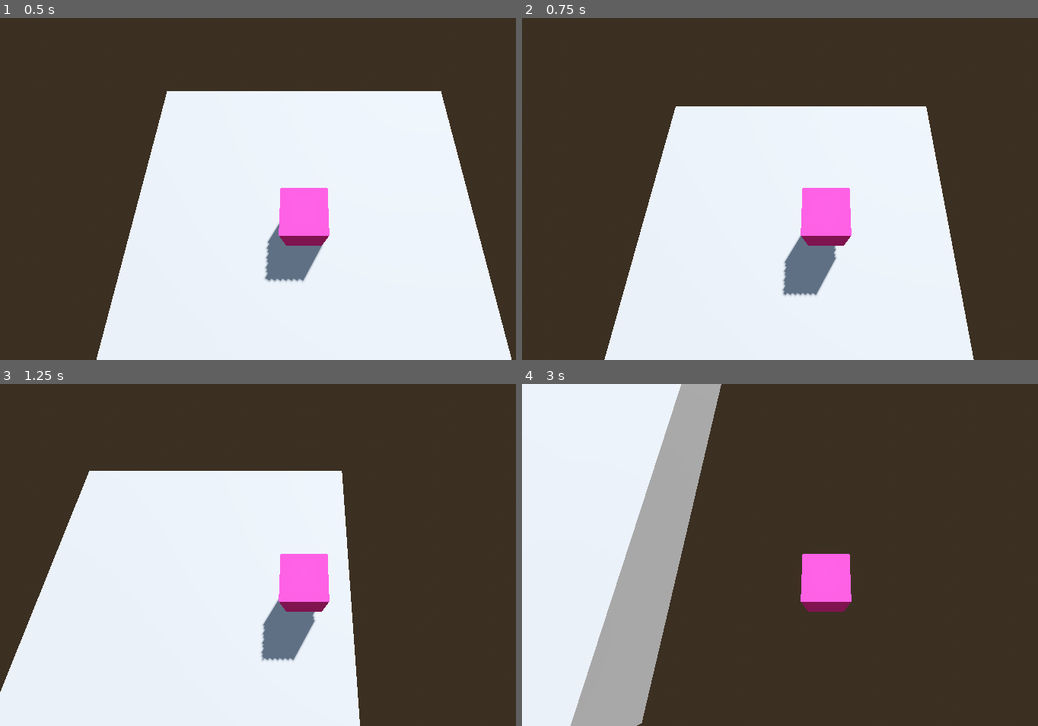
Above: before the commit, frames 1-4 (two rows, left to right).
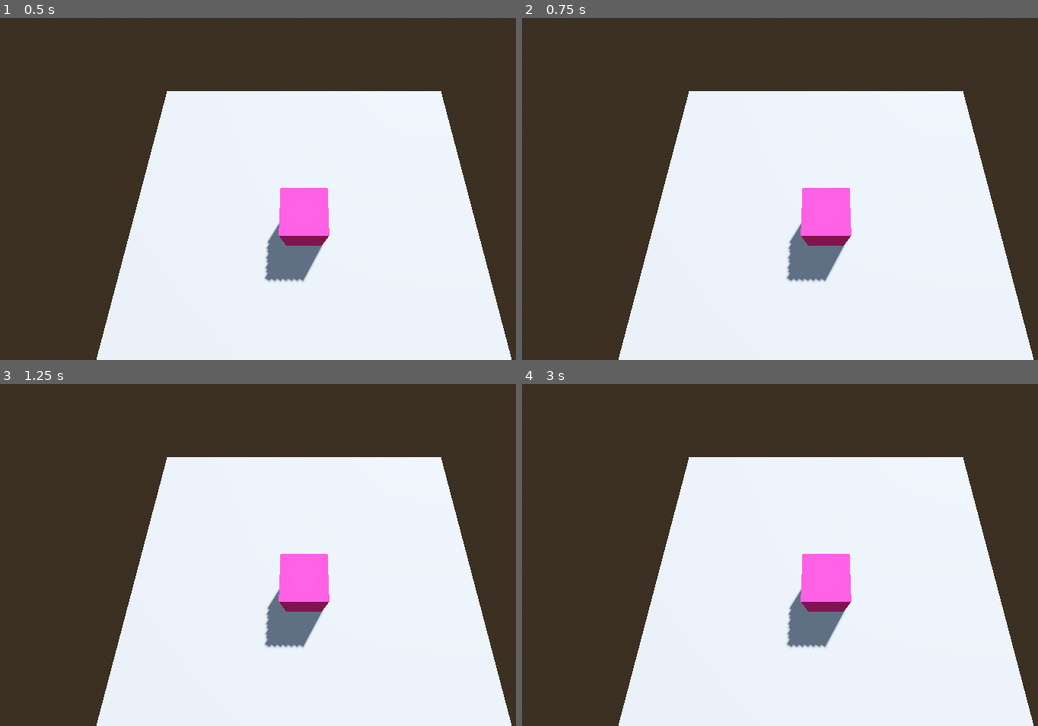
Above: after the commit, the same moments.

Repository: MarshallJohns/Not-SWAT
Game: Godot game, scene res://Scenes/start.tscn
Same seed, same stepped clock (60 frames per second), same inputs: the game is played once before the commit and once after it.
Inputs:
- Up to frame 1 (0.5 s): no input
- Up to frame 2 (0.75 s): tap Enter (ui_accept) at 0.5, 0.6 s; hold Right (ui_right) from 0.53 s (still down)
- Up to frame 3 (1.25 s): keep holding Right (ui_right); tap Enter (ui_accept) at 0.77, 1.07 s
- Up to frame 4 (3 s): release Right (ui_right) at 1.28 s; hold Down (ui_down) 1.28-2.03 s; tap Enter (ui_accept) at 1.35, 1.52, 1.82, 2.1, 2.85 s; hold Right (ui_right) 2.03-2.78 s; hold Up (ui_up) from 2.78 s (still down)

Frame 1 is identical in both runs. In frame 2, 12% of the frame differs, in the area x 15-100%, y 21-100%; in frame 3, 34%; in frame 4, 79%, in the area x 0-100%, y 0-100%.

Commit message:
left stick script working

Diff:
--- a/Scripts/character_movement.gd
+++ b/Scripts/character_movement.gd
@@ -11,12 +11,12 @@
 		velocity += get_gravity() * delta
 
 	# Handle jump.
-	if Input.is_action_just_pressed("ui_accept") and is_on_floor():
+	if Input.is_action_just_pressed("jump") and is_on_floor():
 		velocity.y = JUMP_VELOCITY
 
 	# Get the input direction and handle the movement/deceleration.
 	# As good practice, you should replace UI actions with custom gameplay actions.
-	var input_dir = Input.get_vector("ui_left", "ui_right", "ui_up", "ui_down")
+	var input_dir = Input.get_vector("move_up", "move_down", "move_right", "move_left")
 	var direction = (transform.basis * Vector3(input_dir.x, 0, input_dir.y)).normalized()
 	if direction:
 		velocity.x = direction.x * SPEED
--- a/project.godot
+++ b/project.godot
@@ -14,3 +14,35 @@
 run/main_scene="res://Scenes/start.tscn"
 config/features=PackedStringArray("4.4", "Forward Plus")
 config/icon="res://icon.svg"
+
+[input]
+
+move_left={
+"deadzone": 0.2,
+"events": [Object(InputEventJoypadMotion,"resource_local_to_scene":false,"resource_name":"","device":-1,"axis":0,"axis_value":-1.0,"script":null)
+]
+}
+move_right={
+"deadzone": 0.2,
+"events": [Object(InputEventJoypadMotion,"resource_local_to_scene":false,"resource_name":"","device":-1,"axis":0,"axis_value":1.0,"script":null)
+]
+}
+move_up={
+"deadzone": 0.2,
+"events": [Object(InputEventJoypadMotion,"resource_local_to_scene":false,"resource_name":"","device":-1,"axis":1,"axis_value":-1.0,"script":null)
+]
+}
+move_down={
+"deadzone": 0.2,
+"events": [Object(InputEventJoypadMotion,"resource_local_to_scene":false,"resource_name":"","device":-1,"axis":1,"axis_value":1.0,"script":null)
+]
+}
+jump={
+"deadzone": 0.2,
+"events": [Object(InputEventJoypadButton,"resource_local_to_scene":false,"resource_name":"","device":-1,"button_index":0,"pressure":0.0,"pressed":true,"script":null)
+]
+}
+
+[rendering]
+
+renderer/rendering_method="mobile"
Not shown: 1 places in Scenes/start.tscn that only renumber resources
